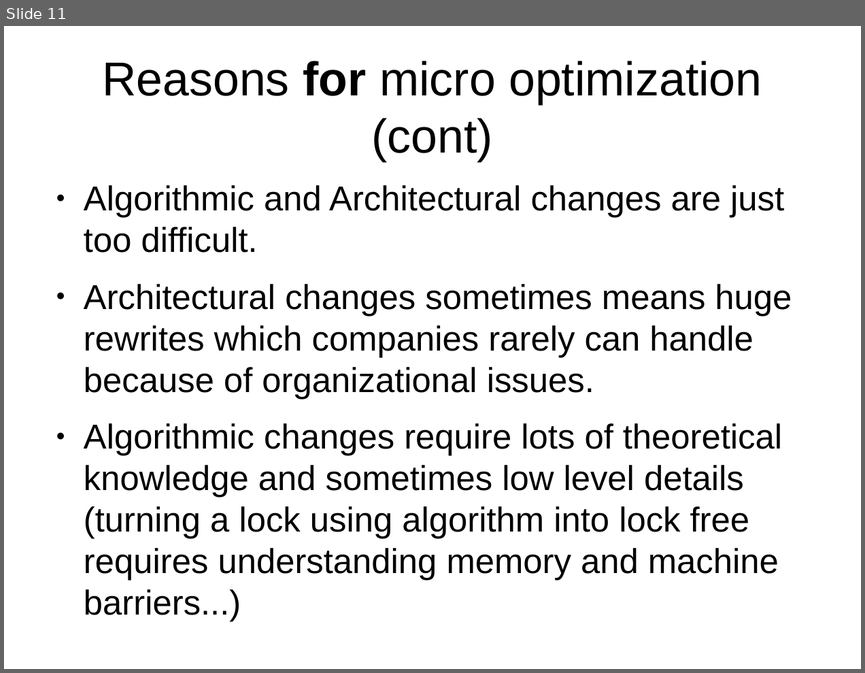
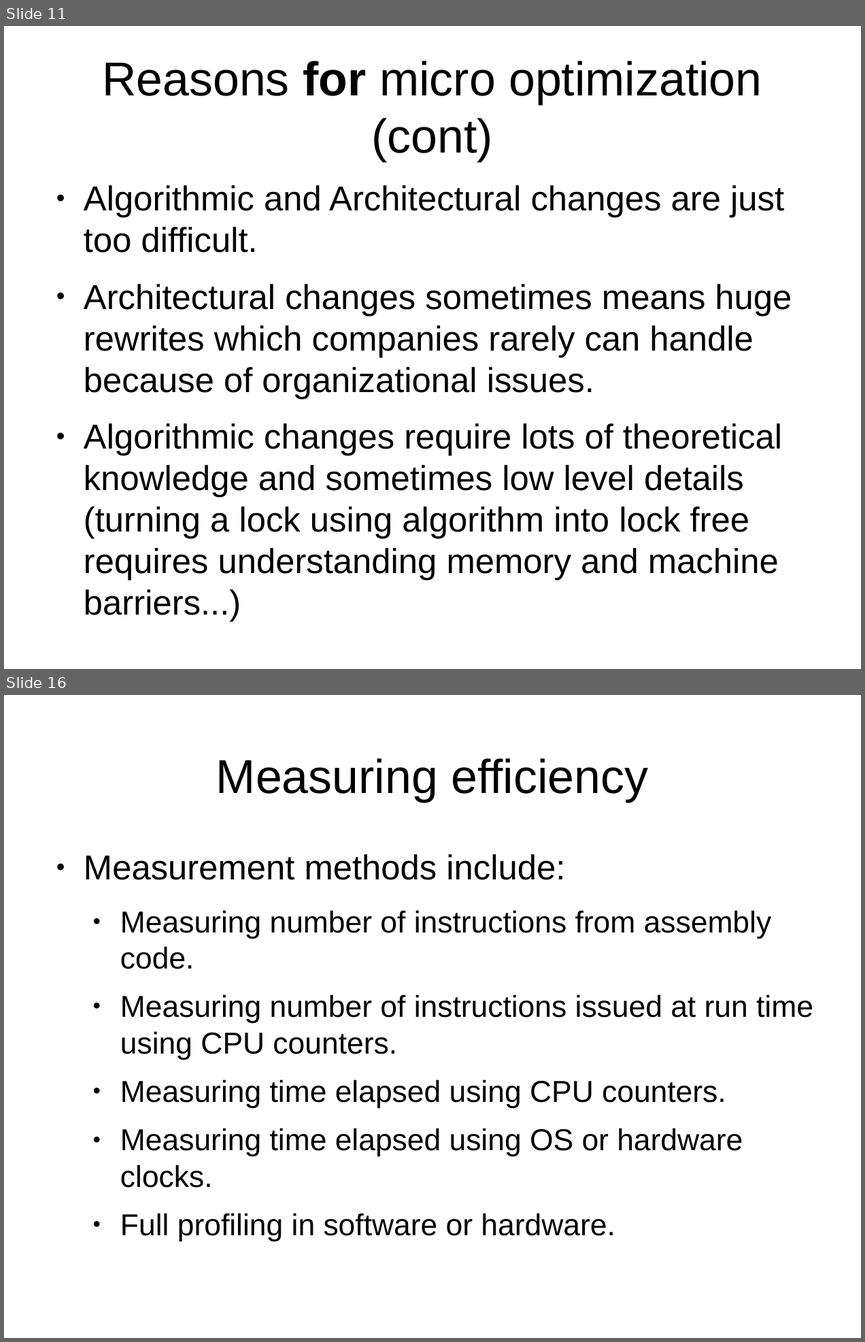
Before and after one commit to veltzer/demos, a slide deck: cpp/multi_core/effective_cplusplus.odp. Shown one above the other, each under a label of ours: slide 11 before the commit, slides 11 and 16 after it; the slides between them are not shown. The pictures are 865x673 and 865x1342 pixels, drawn with LibreOffice and Linux fonts; fonts in the diff are those of the drawing. Boxes give left, top, right and bottom in pixels: in the first picture for what was removed or moved away, otherwise in the second. Text is boxed around its words. In the diff, an @@ line names an element or a change of style, - is before the commit and + after.

```diff
--- a/cpp/multi_core/effective_cplusplus.odp
+++ b/cpp/multi_core/effective_cplusplus.odp
@@ slide 16 added at (4, 695, 861, 1338), background #FFFFFF @@
@@ title added at (216, 758, 648, 802), 44 pt, text #000000 @@
+Measuring efficiency
@@ text added at (84, 854, 813, 1241), 28 pt, text #000000 @@
+● Measurement methods include:
+  ● Measuring number of instructions from assembly code.
+  ● Measuring number of instructions issued at run time using CPU counters.
+  ● Measuring time elapsed using CPU counters.
+  ● Measuring time elapsed using OS or hardware clocks.
+  ● Full profiling in software or hardware.
```
Also in this commit, not shown: 4 slides changed, 15 other slides added, 1 other file.
